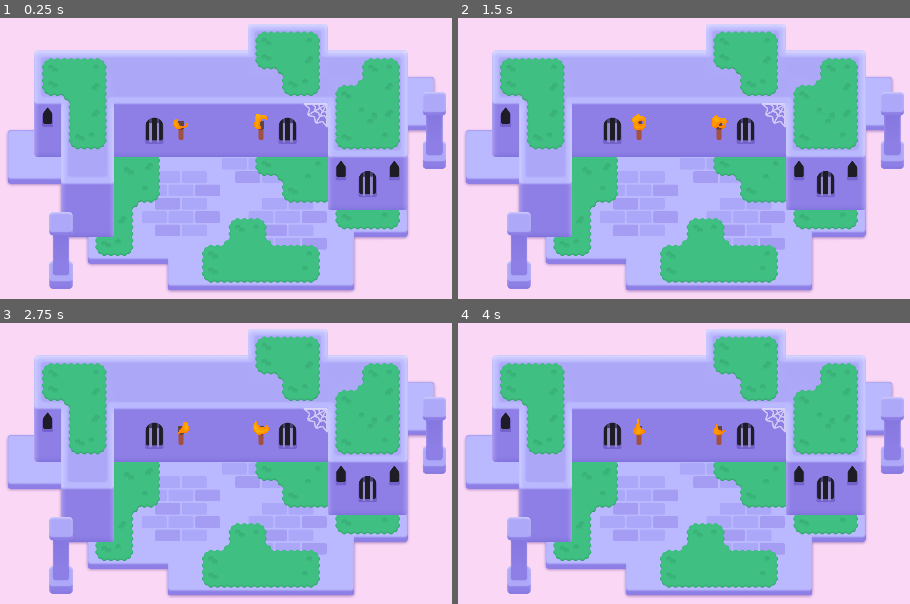
Above: before the commit, frames 1-4 (two rows, left to right).
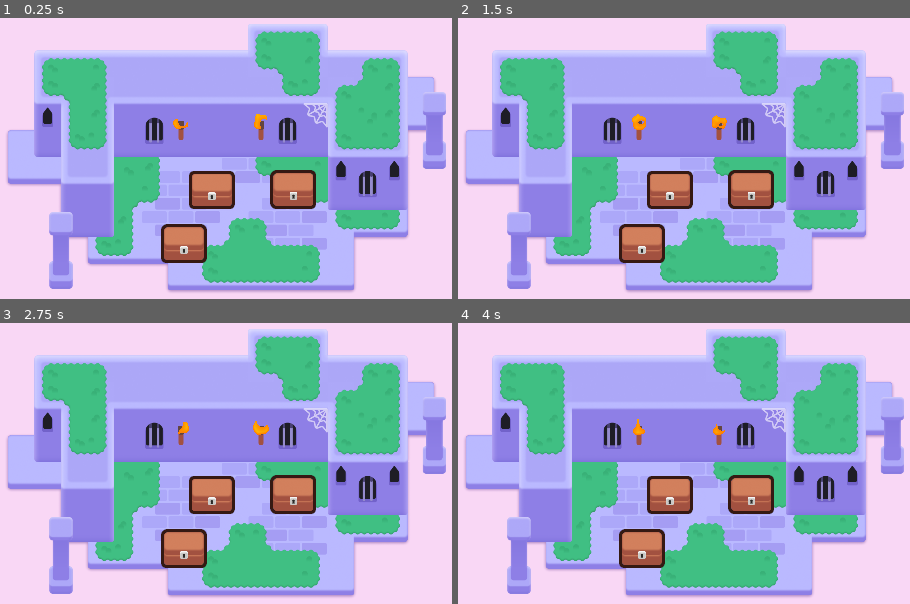
Above: after the commit, the same moments.

Repository: jonathanngkh/gdquest-jon
Game: Godot game, scene res://lessons/mini_dungeon.tscn
Same seed, same stepped clock (60 frames per second), same inputs: the game is played once before the commit and once after it.
Inputs (mouse positions are in pixels of both pictures, inside the frame that each line leads up to):
- Up to frame 1 (0.25 s): no input
- Up to frame 2 (1.5 s): tap Enter at 0.5 s; move the mouse to (855, 152) at 0.52 s; press the mouse at (855, 152) at 0.53 s; hold D (move_right) 0.53-1.28 s; tap Space at 0.77 s; move the mouse to (516, 197) at 1.27 s; release the mouse at (516, 197) at 1.28 s; hold S (move_down) from 1.28 s (still down); right-click (516, 197) at 1.35 s; click (516, 197) at 1.42 s
- Up to frame 3 (2.75 s): tap Space at 1.52 s; move the mouse to (302, 382) at 2.02 s; release S (move_down) at 2.03 s; hold D (move_right) from 2.03 s (still down); tap Z at 2.1 s; click (302, 382) at 2.17 s
- Up to frame 4 (4 s): move the mouse to (638, 570) at 2.77 s; release D (move_right) at 2.78 s; hold W (move_up) 2.78-3.53 s; click (638, 570) at 2.85 s; tap Space at 3.02, 3.77 s; move the mouse to (outside the picture) at 3.52 s; hold A (move_left) from 3.53 s (still down); hold Right mouse button (right_click) from 3.53 s (still down); click (outside the picture) at 3.67 s

The runs differ from the first frame. In frame 1, 4.2% of the frame differs, in the area x 35-70%, y 54-88%; in frame 2, 4.2%; in frame 3, 4.2%; in frame 4, 4.2%.

Commit message:
mouse entered/exited signals, material.set_shader_parameter(), tween.tween_method to tween while using a function, check local_to_scene on shader resource for individual instance effects. input_pickable = false, (multi line conditions), input_event with 3 parameters for multiple collision shapes, animation player, key frames

Diff:
--- /dev/null
+++ b/M06.looting_workbook/lessons/chest.gd
@@ -0,0 +1,61 @@
+extends Area2D
+
+@onready var canvas_group: CanvasGroup = $CanvasGroup
+@onready var animation_player: AnimationPlayer = $AnimationPlayer
+
+
+# Called when the node enters the scene tree for the first time.
+func _ready() -> void:
+	mouse_entered.connect(_on_mouse_entered)
+	mouse_exited.connect(_on_mouse_exited)
+	set_outline_thickness(3.0)
+
+
+# Called every frame. 'delta' is the elapsed time since the previous frame.
+func _process(delta: float) -> void:
+	pass
+
+
+# best for single events as opposed to continuous input streams, as this function is called once every time user presses and input
+func _input_event(viewport: Viewport, event: InputEvent, shape_idx: int) -> void:
+	# shape_indx used for detecting clicks on bodies with multiple collision shapes. E.g. shooting a mech's arm/chest/leg/head
+	# if event is mouse button,
+	# if mouse button is lmb or rmb or mmb
+	# if mouse button was clicked
+	# if mouse button was released
+	var event_is_mouse_click: bool = (
+		event is InputEventMouseButton and
+		event.button_index == MOUSE_BUTTON_LEFT and
+		event.is_pressed()
+	)
+	if event_is_mouse_click:
+		open()
+
+#var is_open := false
+
+func open() -> void:
+	#if not is_open:
+		#is_open = true
+	animation_player.play("open")
+	input_pickable = false
+		#set_outline_thickness(3.0)
+
+func _on_mouse_entered() -> void:
+	var tween = create_tween()
+	var from_thickness := 3.0
+	var to_thickness := 6.0
+	var tween_duration := 0.08
+	#if not is_open:
+	tween.tween_method(set_outline_thickness, from_thickness, to_thickness, tween_duration)
+
+
+func _on_mouse_exited() -> void:
+	var tween = create_tween()
+	var from_thickness := 6.0
+	var to_thickness := 3.0
+	var tween_duration := 0.08
+	#if not is_open:
+	tween.tween_method(set_outline_thickness, from_thickness, to_thickness, tween_duration)
+
+func set_outline_thickness(new_thickness: float) -> void:
+	canvas_group.material.set_shader_parameter("line_thickness", new_thickness)
--- a/M06.looting_workbook/lessons/chest.tscn
+++ b/M06.looting_workbook/lessons/chest.tscn
@@ -1,20 +1,60 @@
-[gd_scene load_steps=7 format=3 uid="uid://c5nfqell6l6p0"]
+[gd_scene load_steps=11 format=3 uid="uid://c5nfqell6l6p0"]
 
 [ext_resource type="Texture2D" uid="uid://bnem1cahhoxdk" path="res://lessons/chest/top.png" id="1_dj516"]
 [ext_resource type="Shader" path="res://lessons/chest/group_outline.gdshader" id="1_icorf"]
 [ext_resource type="Texture2D" uid="uid://c3hwsm5ugp8qw" path="res://lessons/chest/bottom.png" id="1_jeife"]
+[ext_resource type="Script" path="res://lessons/chest.gd" id="1_ml3n3"]
 [ext_resource type="Texture2D" uid="uid://bu2jin246nel5" path="res://lessons/chest/lock.png" id="3_2wqlw"]
 
 [sub_resource type="RectangleShape2D" id="RectangleShape2D_75kp6"]
 size = Vector2(96, 78)
 
 [sub_resource type="ShaderMaterial" id="ShaderMaterial_6ikrf"]
+resource_local_to_scene = true
 shader = ExtResource("1_icorf")
-shader_parameter/line_color = Color(0, 0, 0, 1)
-shader_parameter/line_thickness = 4.0
+shader_parameter/line_color = Color(0.207843, 0.0980392, 0.0745098, 1)
+shader_parameter/line_thickness = 3.0
 shader_parameter/viewport_scale = Vector2(1, 1)
 
+[sub_resource type="Animation" id="Animation_f6kbf"]
+resource_name = "open"
+length = 0.2
+tracks/0/type = "value"
+tracks/0/imported = false
+tracks/0/enabled = true
+tracks/0/path = NodePath("CanvasGroup/Top:position")
+tracks/0/interp = 1
+tracks/0/loop_wrap = true
+tracks/0/keys = {
+"times": PackedFloat32Array(0, 0.1, 0.2),
+"transitions": PackedFloat32Array(1, 1, 1),
+"update": 0,
+"values": [Vector2(0, -14), Vector2(85, -65), Vector2(100, 20)]
+}
+
+[sub_resource type="Animation" id="Animation_316im"]
+length = 0.001
+tracks/0/type = "value"
+tracks/0/imported = false
+tracks/0/enabled = true
+tracks/0/path = NodePath("CanvasGroup/Top:position")
+tracks/0/interp = 1
+tracks/0/loop_wrap = true
+tracks/0/keys = {
+"times": PackedFloat32Array(0),
+"transitions": PackedFloat32Array(1),
+"update": 0,
+"values": [Vector2(0, -14)]
+}
+
+[sub_resource type="AnimationLibrary" id="AnimationLibrary_fxdu4"]
+_data = {
+"RESET": SubResource("Animation_316im"),
+"open": SubResource("Animation_f6kbf")
+}
+
 [node name="Chest" type="Area2D"]
+script = ExtResource("1_ml3n3")
 
 [node name="CollisionShape2D" type="CollisionShape2D" parent="."]
 visible = false
@@ -34,3 +74,8 @@
 [node name="Lock" type="Sprite2D" parent="CanvasGroup"]
 position = Vector2(0, 10)
 texture = ExtResource("3_2wqlw")
+
+[node name="AnimationPlayer" type="AnimationPlayer" parent="."]
+libraries = {
+"": SubResource("AnimationLibrary_fxdu4")
+}
--- a/M06.looting_workbook/lessons/mini_dungeon.tscn
+++ b/M06.looting_workbook/lessons/mini_dungeon.tscn
@@ -6,6 +6,7 @@
 [ext_resource type="Texture2D" uid="uid://c1rgncfgjxefj" path="res://assets/dungeon/pillar.png" id="4_gq228"]
 [ext_resource type="Texture2D" uid="uid://l0y1k1obencd" path="res://assets/dungeon/spider_web.png" id="5_ywba7"]
 [ext_resource type="PackedScene" uid="uid://eundh35r605v" path="res://assets/torch/torch.tscn" id="6_fokey"]
+[ext_resource type="PackedScene" uid="uid://c5nfqell6l6p0" path="res://lessons/chest.tscn" id="7_xb51y"]
 
 [sub_resource type="TileSetAtlasSource" id="TileSetAtlasSource_6s4s5"]
 texture = ExtResource("1_sym7n")
@@ -321,3 +322,12 @@
 mouse_filter = 2
 color = Color(0.977546, 0.842183, 0.960847, 1)
 metadata/_edit_lock_ = true
+
+[node name="Chest" parent="." instance=ExtResource("7_xb51y")]
+position = Vector2(554, 276)
+
+[node name="Chest2" parent="." instance=ExtResource("7_xb51y")]
+position = Vector2(487, 405)
+
+[node name="Chest3" parent="." instance=ExtResource("7_xb51y")]
+position = Vector2(750, 275)
--- a/M06.looting_workbook/practices/L3.P1.hover_the_balloon/balloon_hover.gd
+++ b/M06.looting_workbook/practices/L3.P1.hover_the_balloon/balloon_hover.gd
@@ -6,6 +6,8 @@
 
 func _ready() -> void:
 	set_outline_thickness(5.0)
+	mouse_entered.connect(_on_mouse_entered)
+	mouse_exited.connect(_on_mouse_exited)
 
 
 func set_outline_thickness(new_thickness: float) -> void:
@@ -14,8 +16,12 @@
 
 
 func _on_mouse_entered() -> void:
-	pass
+	#var tween = create_tween()
+	#tween.tween_method(set_outline_thickness, 5, 10, 0.08)
+	set_outline_thickness(10)
 
 
 func _on_mouse_exited() -> void:
-	pass
+	#var tween = create_tween()
+	#tween.tween_method(set_outline_thickness, 10, 5, 0.08)
+	set_outline_thickness(5)
--- a/M06.looting_workbook/practices/L3.P1.hover_the_balloon/balloon_hover.tscn
+++ b/M06.looting_workbook/practices/L3.P1.hover_the_balloon/balloon_hover.tscn
@@ -1,12 +1,19 @@
-[gd_scene load_steps=5 format=3]
+[gd_scene load_steps=7 format=3 uid="uid://btvcwni2gwytd"]
 
 [ext_resource type="Script" path="res://practices/L3.P1.hover_the_balloon/balloon_hover.gd" id="1_vlnte"]
-[ext_resource type="Texture2D" path="res://practices/L3.P1.hover_the_balloon/balloon_tail.png" id="2_vuggf"]
-[ext_resource type="Texture2D" path="res://practices/L3.P1.hover_the_balloon/balloon_top.png" id="3_ora8m"]
+[ext_resource type="Shader" path="res://practices/L3.P1.hover_the_balloon/group_outline.gdshader" id="2_ru7t6"]
+[ext_resource type="Texture2D" uid="uid://cf487car4l5gm" path="res://practices/L3.P1.hover_the_balloon/balloon_tail.png" id="2_vuggf"]
+[ext_resource type="Texture2D" uid="uid://b1adpk1vpdh7r" path="res://practices/L3.P1.hover_the_balloon/balloon_top.png" id="3_ora8m"]
 
 [sub_resource type="CapsuleShape2D" id="CapsuleShape2D_cs4t6"]
 radius = 47.0
 height = 166.0
+
+[sub_resource type="ShaderMaterial" id="ShaderMaterial_8w8vf"]
+shader = ExtResource("2_ru7t6")
+shader_parameter/line_color = Color(0, 0, 0, 1)
+shader_parameter/line_thickness = 5.0
+shader_parameter/viewport_scale = Vector2(1, 1)
 
 [node name="BalloonHover" type="Area2D"]
 position = Vector2(960, 540)
@@ -19,6 +26,7 @@
 shape = SubResource("CapsuleShape2D_cs4t6")
 
 [node name="CanvasGroup" type="CanvasGroup" parent="."]
+material = SubResource("ShaderMaterial_8w8vf")
 position = Vector2(0, 33)
 
 [node name="Tail" type="Sprite2D" parent="CanvasGroup"]
--- a/M06.looting_workbook/practices/L3.P1.hover_the_balloon/hover_the_balloon.tscn
+++ b/M06.looting_workbook/practices/L3.P1.hover_the_balloon/hover_the_balloon.tscn
@@ -1,16 +1,11 @@
-[gd_scene load_steps=3 format=3]
+[gd_scene load_steps=2 format=3 uid="uid://bu85ts31iogxo"]
 
-[ext_resource type="PackedScene" path="res://practices/L3.P1.hover_the_balloon/balloon_hover.tscn" id="1_biewv"]
-[ext_resource type="Script" path="res://practices/L3.P1.hover_the_balloon/balloon_hover.gd" id="2_mo74b"]
+[ext_resource type="PackedScene" uid="uid://btvcwni2gwytd" path="res://practices/L3.P1.hover_the_balloon/balloon_hover.tscn" id="1_biewv"]
 
 [node name="HoverTheBalloon" type="Node2D"]
 metadata/_edit_horizontal_guides_ = []
 
-[node name="BalloonHover" type="Area2D" parent="." instance=ExtResource("1_biewv")]
-position = Vector2(960, 540)
-collision_layer = 2
-collision_mask = 0
-script = ExtResource("2_mo74b")
+[node name="BalloonHover" parent="." instance=ExtResource("1_biewv")]
 
 [node name="ExtraVisuals" type="Node" parent="."]
 
--- a/M06.looting_workbook/practices/L3.P2.sting_the_balloon/balloon_sting.gd
+++ b/M06.looting_workbook/practices/L3.P2.sting_the_balloon/balloon_sting.gd
@@ -2,8 +2,8 @@
 
 
 func _ready() -> void:
-	pass
+	mouse_entered.connect(_on_mouse_entered)
 
 
 func _on_mouse_entered() -> void:
-	pass
+	queue_free()
--- a/M06.looting_workbook/practices/L3.P2.sting_the_balloon/sting_the_balloon.tscn
+++ b/M06.looting_workbook/practices/L3.P2.sting_the_balloon/sting_the_balloon.tscn
@@ -1,16 +1,11 @@
-[gd_scene load_steps=3 format=3]
+[gd_scene load_steps=2 format=3 uid="uid://cvufwwbua5lgf"]
 
 [ext_resource type="PackedScene" path="res://practices/L3.P2.sting_the_balloon/balloon_sting.tscn" id="1_cq1j7"]
-[ext_resource type="Script" path="res://practices/L3.P2.sting_the_balloon/balloon_sting.gd" id="2_hngyr"]
 
 [node name="StingTheBalloon" type="Node2D"]
 metadata/_edit_horizontal_guides_ = []
 
-[node name="BalloonSting" type="Area2D" parent="." instance=ExtResource("1_cq1j7")]
-position = Vector2(960, 540)
-collision_layer = 2
-collision_mask = 0
-script = ExtResource("2_hngyr")
+[node name="BalloonSting" parent="." instance=ExtResource("1_cq1j7")]
 
 [node name="ExtraVisuals" type="Node" parent="."]
 
--- a/M06.looting_workbook/practices/L5.P1.open_the_door/door.gd
+++ b/M06.looting_workbook/practices/L5.P1.open_the_door/door.gd
@@ -6,8 +6,11 @@
 func _input_event(viewport: Node, event: InputEvent, shape_index: int):
 	# Complete this boolean expression to check if the input event is a left-mouse click.
 	var event_is_mouse_click: bool = (
-		false
+		event is InputEventMouseButton and
+		event.button_index == MOUSE_BUTTON_LEFT and
+		event.is_pressed()
 	)
 
 	if event_is_mouse_click:
-		pass
+		animation_player.play("open")
+		input_pickable = false
--- a/M06.looting_workbook/practices/L5.P1.open_the_door/open_the_door.tscn
+++ b/M06.looting_workbook/practices/L5.P1.open_the_door/open_the_door.tscn
@@ -1,17 +1,13 @@
-[gd_scene load_steps=4 format=3]
+[gd_scene load_steps=3 format=3 uid="uid://ch3d5ot5xkid0"]
 
 [ext_resource type="PackedScene" path="res://practices/L5.P1.open_the_door/door_open.tscn" id="1_jjcwt"]
-[ext_resource type="Script" path="res://practices/L5.P1.open_the_door/door.gd" id="2_761eb"]
-[ext_resource type="Texture2D" path="res://practices/L5.P1.open_the_door/wall.png" id="3_nmn4b"]
+[ext_resource type="Texture2D" uid="uid://dwbwn5t4dfiib" path="res://practices/L5.P1.open_the_door/wall.png" id="3_nmn4b"]
 
 [node name="OpenTheDoor" type="Node2D"]
 metadata/_edit_horizontal_guides_ = []
 
-[node name="DoorOpen" type="Area2D" parent="." instance=ExtResource("1_jjcwt")]
+[node name="DoorOpen" parent="." instance=ExtResource("1_jjcwt")]
 position = Vector2(960, 446.5)
-collision_layer = 2
-collision_mask = 0
-script = ExtResource("2_761eb")
 
 [node name="Wall" type="Sprite2D" parent="."]
 position = Vector2(959, 929.5)
--- a/M06.looting_workbook/practices/L5.P2.pop_the_balloon/balloon_pop.gd
+++ b/M06.looting_workbook/practices/L5.P2.pop_the_balloon/balloon_pop.gd
@@ -5,7 +5,8 @@
 	var event_is_mouse_release: bool = (
 		event is InputEventMouseButton
 		and event.button_index == MOUSE_BUTTON_LEFT
+		and event.is_released()
 	)
 
 	if event_is_mouse_release:
-		pass
+		queue_free()
--- a/M06.looting_workbook/practices/L5.P2.pop_the_balloon/pop_the_balloon.tscn
+++ b/M06.looting_workbook/practices/L5.P2.pop_the_balloon/pop_the_balloon.tscn
@@ -1,16 +1,11 @@
-[gd_scene load_steps=3 format=3]
+[gd_scene load_steps=2 format=3 uid="uid://biq2e2ps6ahg7"]
 
 [ext_resource type="PackedScene" path="res://practices/L5.P2.pop_the_balloon/balloon_pop.tscn" id="1_enrvy"]
-[ext_resource type="Script" path="res://practices/L5.P2.pop_the_balloon/balloon_pop.gd" id="2_xkyg3"]
 
 [node name="PopTheBalloon" type="Node2D"]
 metadata/_edit_horizontal_guides_ = []
 
-[node name="BalloonPop" type="Area2D" parent="." instance=ExtResource("1_enrvy")]
-position = Vector2(960, 540)
-collision_layer = 2
-collision_mask = 0
-script = ExtResource("2_xkyg3")
+[node name="BalloonPop" parent="." instance=ExtResource("1_enrvy")]
 
 [node name="ExtraVisuals" type="Node" parent="."]
 
--- a/M06.looting_workbook/project.godot
+++ b/M06.looting_workbook/project.godot
@@ -16,6 +16,11 @@
 config/features=PackedStringArray("4.2", "Forward Plus")
 config/icon="res://icon_looting.png"
 
+[autoload]
+
+UITestPanel="*res://addons/gdquest_practice_framework/tester/ui_test_panel.tscn"
+Metadata="*res://addons/gdquest_practice_framework/practice_solutions/metadata.gd"
+
 [display]
 
 window/size/viewport_width=1920
@@ -24,6 +29,10 @@
 window/size/window_width_override=1152
 window/size/window_height_override=648
 window/stretch/mode="canvas_items"
+
+[editor_plugins]
+
+enabled=PackedStringArray("res://addons/gdquest_practice_framework/plugin.cfg")
 
 [input]
 
Not shown: 1 places in M06.looting_workbook/lessons/mini_dungeon.tscn that only renumber resources
